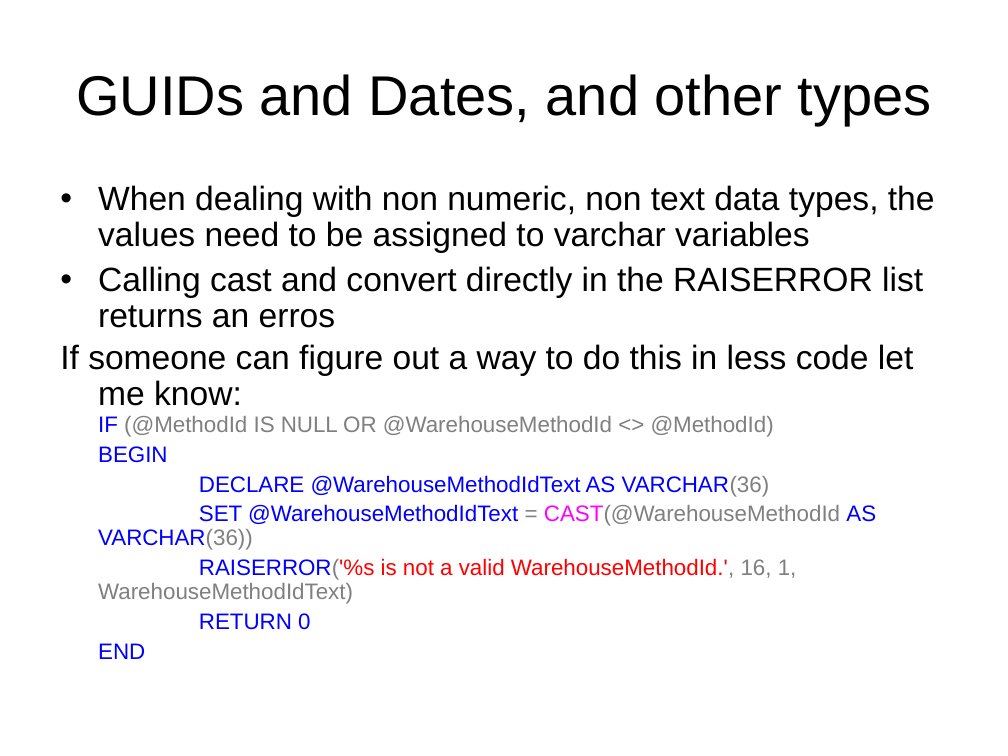
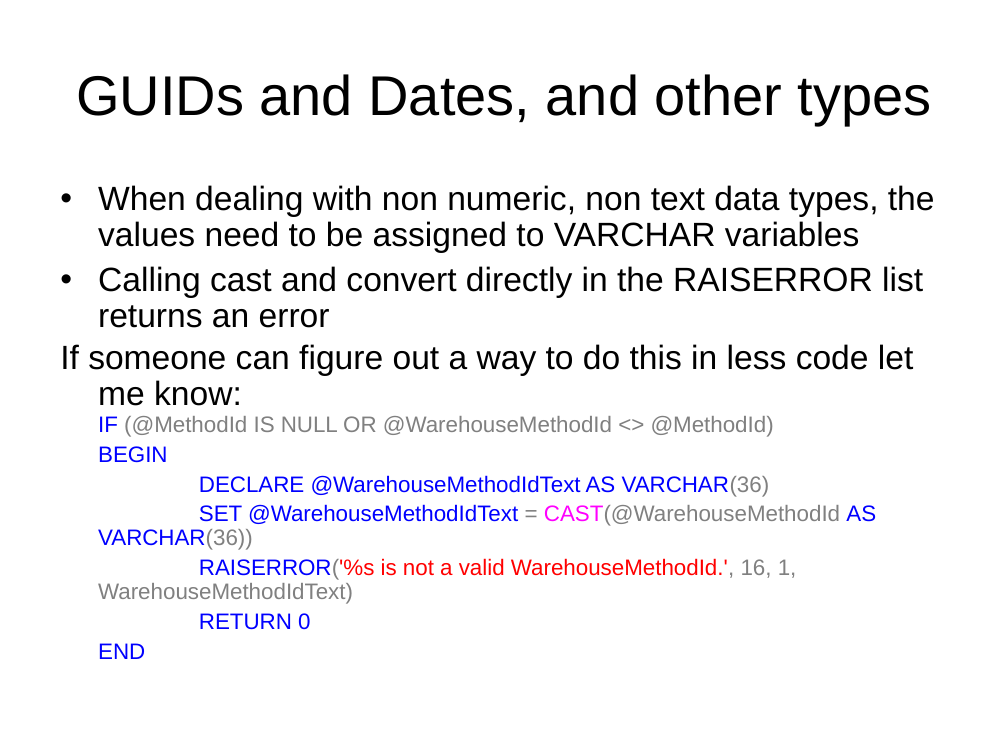
Before and after one commit to LIPHP/Employee-Contact-List, a slide deck: slide 23 of Docs/Using Microsoft SQL Server with PHP.ppt (slide 22 before the commit). Drawn at 1008x756 pixels with LibreOffice and Linux fonts; fonts in the diff are those of the drawing. Boxes give left, top, right and bottom in pixels: in the first picture for what was removed or moved away, otherwise in the second. Text is boxed around its words. In the diff, an @@ line names an element or a change of style, - is before the commit and + after.

Commit message:
RAISERROR Severity Examples.sql() and TRY/CATCH examples.

```diff
--- a/Docs/Using Microsoft SQL Server with PHP.ppt
+++ b/Docs/Using Microsoft SQL Server with PHP.ppt
@@ text at (x1=98, y1=185, x2=935, y2=328): text changed @@
-• When dealing with non numeric, non text data types, the values need to be assigned to varchar variables
-• Calling cast and convert directly in the RAISERROR list returns an erros
+• When dealing with non numeric, non text data types, the values need to be assigned to VARCHAR variables
+• Calling cast and convert directly in the RAISERROR list returns an error
```
Also in this commit, not shown: 8 other slides changed, 9 slides added, 2 slides removed, 2 other files.
